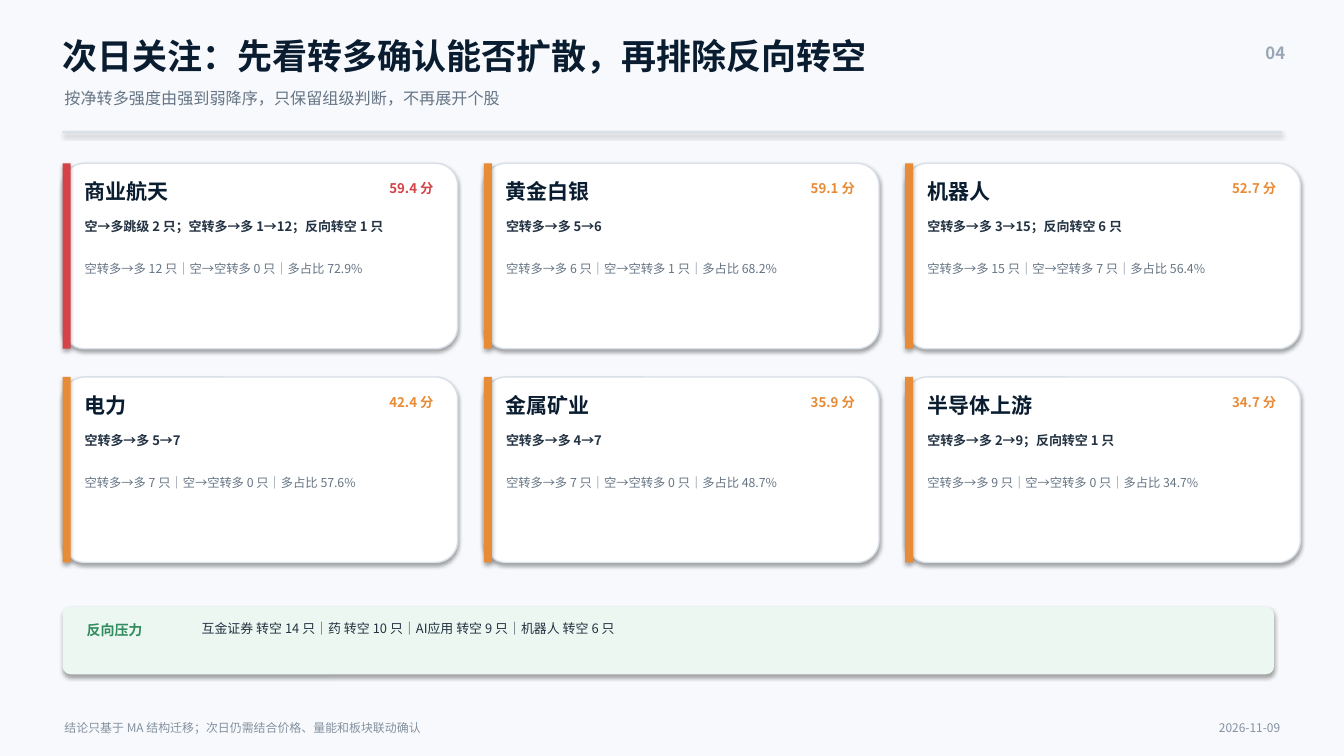
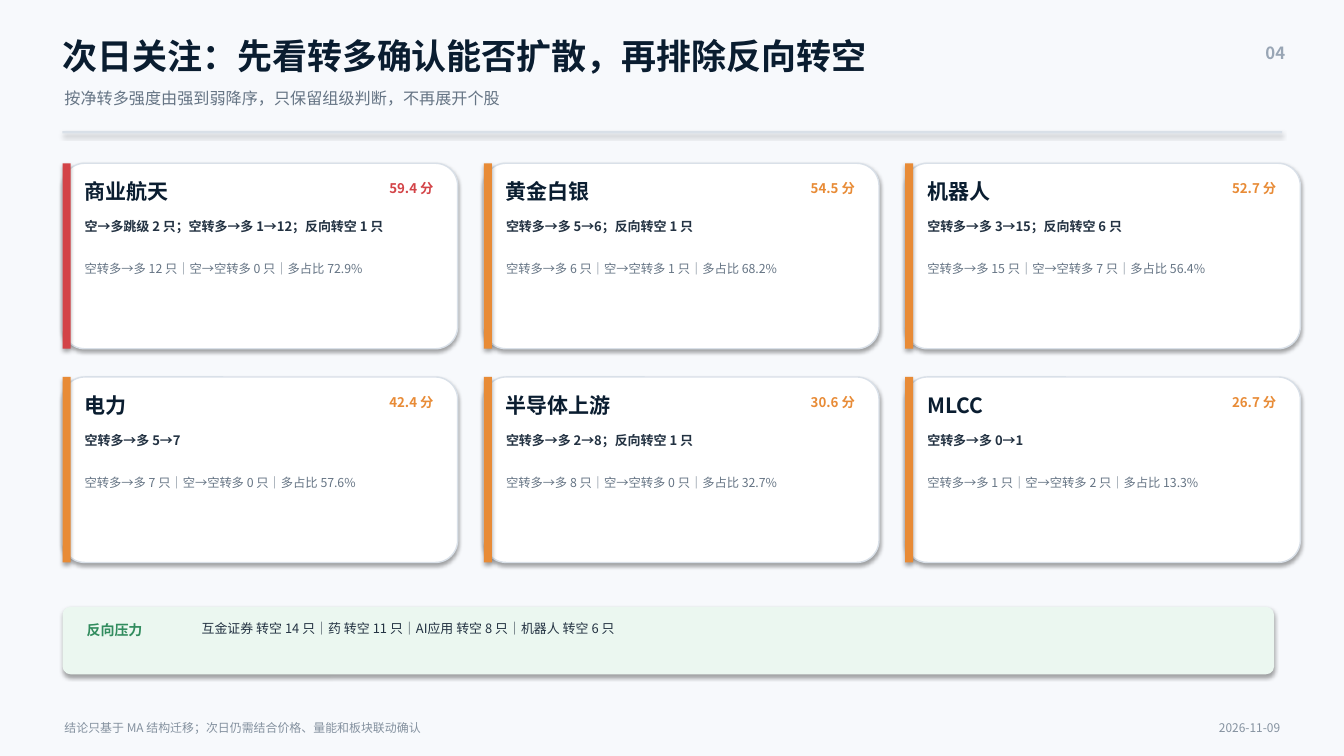
Before and after one commit to nancybhc/a-share-blast-lab, a slide deck: slide 4 of assets/多空阶段简报_2026-11-09.pptx. Drawn at 1344x756 pixels with LibreOffice and Linux fonts; fonts in the diff are those of the drawing. Boxes give left, top, right and bottom in pixels: in the first picture for what was removed or moved away, otherwise in the second. Text is boxed around its words. In the diff, an @@ line names an element or a change of style, - is before the commit and + after.

```diff
--- a/assets/多空阶段简报_2026-11-09.pptx
+++ b/assets/多空阶段简报_2026-11-09.pptx
@@ text at box(811, 182, 855, 194): text changed @@
-59.1 分
+54.5 分
@@ text at box(506, 220, 693, 233): text changed @@
-空转多→多 5→6
+空转多→多 5→6；反向转空 1 只
@@ text at box(506, 395, 611, 415): text changed @@
-金属矿业
+半导体上游
@@ text at box(811, 396, 855, 408): text changed @@
-35.9 分
+30.6 分
@@ text at box(927, 397, 983, 414): text changed @@
-半导体上游
+MLCC
@@ text at box(1232, 396, 1276, 408): text changed @@
-34.7 分
+26.7 分
@@ text at box(506, 434, 693, 447): text changed @@
-空转多→多 4→7
+空转多→多 2→8；反向转空 1 只
@@ text at box(927, 434, 1023, 446): text changed @@
-空转多→多 2→9；反向转空 1 只
+空转多→多 0→1
@@ text at box(506, 476, 777, 488): text changed @@
-空转多→多 7 只｜空→空转多 0 只｜多占比 48.7%
+空转多→多 8 只｜空→空转多 0 只｜多占比 32.7%
@@ text at box(927, 476, 1198, 488): text changed @@
-空转多→多 9 只｜空→空转多 0 只｜多占比 34.7%
+空转多→多 1 只｜空→空转多 2 只｜多占比 13.3%
@@ text at box(202, 622, 615, 635): text changed @@
-互金证券 转空 14 只｜药 转空 10 只｜AI应用 转空 9 只｜机器人 转空 6 只
+互金证券 转空 14 只｜药 转空 11 只｜AI应用 转空 8 只｜机器人 转空 6 只
```
Also in this commit, not shown: 2 other slides changed, 8 other files.
